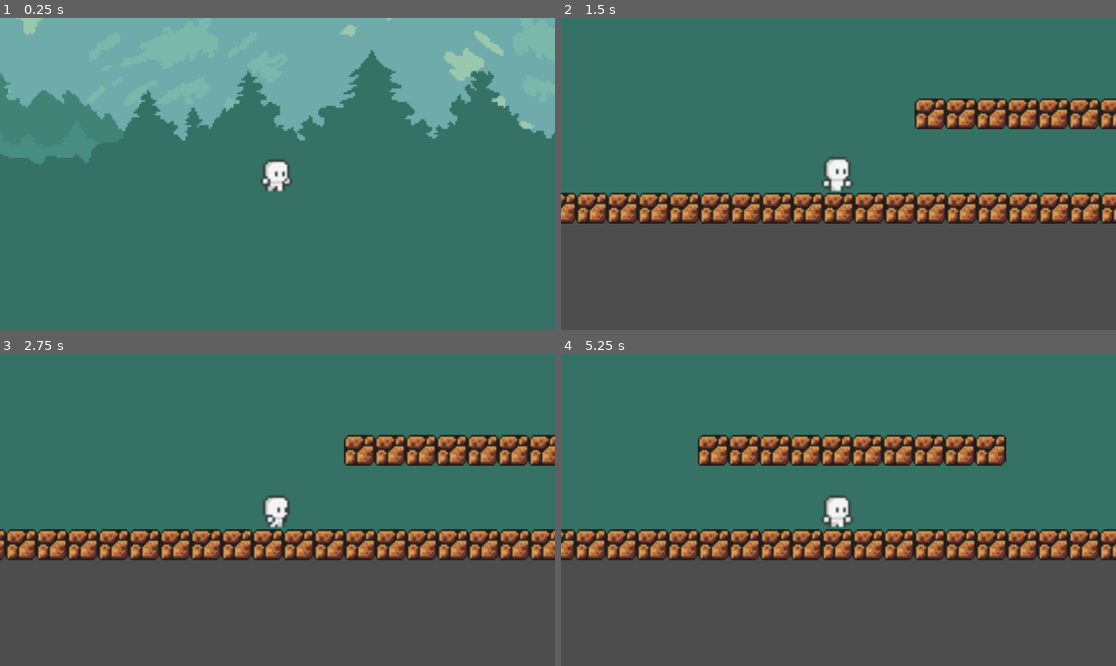
Above: before the commit, frames 1-4 (two rows, left to right).
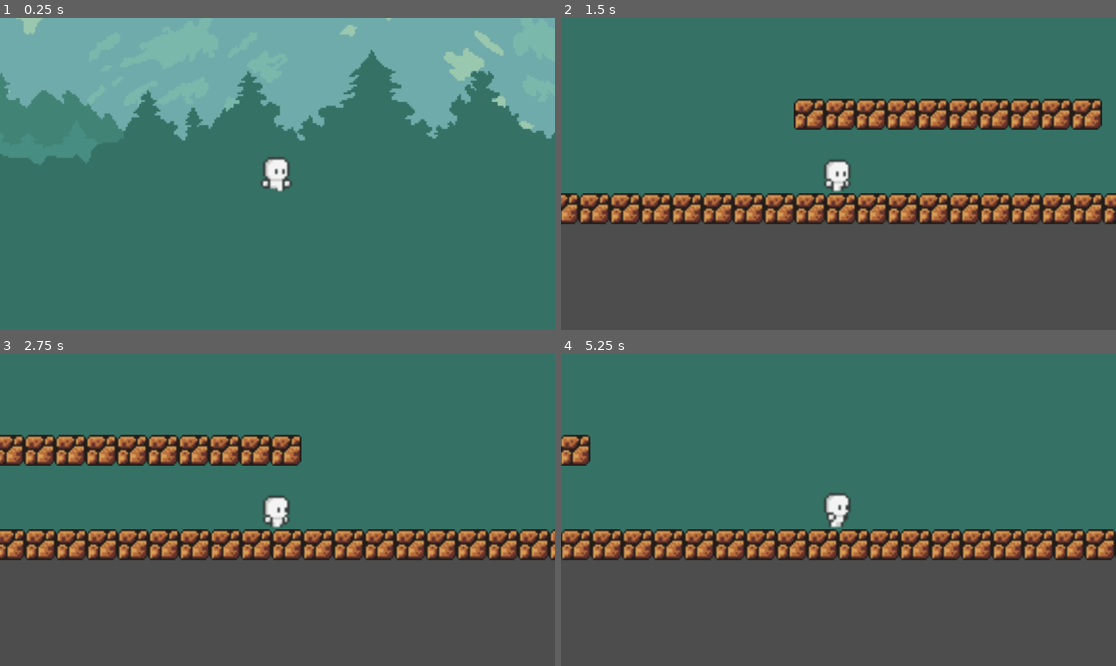
Above: after the commit, the same moments.

Repository: RKLGameDev/RKLGameDev
Game: Godot game, scene res://world.tscn
Two runs of this game, one before a commit and one after it. Both use one fixed random seed, a clock stepped at 60 frames per second and the inputs below.
Inputs:
- Up to frame 1 (0.25 s): no input
- Up to frame 2 (1.5 s): tap Enter (ui_accept) at 0.5, 0.77 s; hold Right (ui_right) from 0.53 s (still down)
- Up to frame 3 (2.75 s): tap Enter (ui_accept) at 1.52 s; release Right (ui_right) at 2.03 s; hold Left (ui_left) from 2.03 s (still down)
- Up to frame 4 (5.25 s): release Left (ui_left) at 2.78 s; hold Right (ui_right) 2.78-4.28 s; tap Enter (ui_accept) at 3.02, 3.77, 4.52 s; hold Left (ui_left) 4.28-5.03 s; hold Right (ui_right) from 5.03 s (still down)

The runs differ from the first frame. In frame 1, 0.2% of the frame differs, in the area x 46-53%, y 44-56%; in frame 2, 12%; in frame 3, 16%, in the area x 0-100%, y 25-67%; in frame 4, 13%.

Commit message:
Jump Animation

Diff:
--- a/firstplatformer/Player.tscn
+++ b/firstplatformer/Player.tscn
@@ -1,7 +1,8 @@
-[gd_scene load_steps=21 format=3 uid="uid://cvo2xi4lyubqb"]
+[gd_scene load_steps=28 format=3 uid="uid://cvo2xi4lyubqb"]
 
 [ext_resource type="Script" uid="uid://doheoxlliff3a" path="res://player.gd" id="1_xhfnw"]
 [ext_resource type="Texture2D" uid="uid://dkxiy71awq2nh" path="res://Assets/Character/Movement/run.png" id="3_kne1u"]
+[ext_resource type="Texture2D" uid="uid://d355g8koa30wu" path="res://Assets/Character/Movement/jump.png" id="4_cxr5p"]
 [ext_resource type="Texture2D" uid="uid://cayxfkl6rvlwh" path="res://Assets/Character/Movement/walk.png" id="4_e80uo"]
 
 [sub_resource type="AtlasTexture" id="AtlasTexture_dtqjt"]
@@ -67,6 +68,30 @@
 [sub_resource type="AtlasTexture" id="AtlasTexture_efikj"]
 atlas = ExtResource("4_e80uo")
 region = Rect2(580, 20, 40, 40)
+
+[sub_resource type="AtlasTexture" id="AtlasTexture_itxgx"]
+atlas = ExtResource("4_cxr5p")
+region = Rect2(20, 20, 40, 40)
+
+[sub_resource type="AtlasTexture" id="AtlasTexture_cgsek"]
+atlas = ExtResource("4_cxr5p")
+region = Rect2(100, 20, 40, 40)
+
+[sub_resource type="AtlasTexture" id="AtlasTexture_0pi4m"]
+atlas = ExtResource("4_cxr5p")
+region = Rect2(180, 20, 40, 40)
+
+[sub_resource type="AtlasTexture" id="AtlasTexture_sg6sq"]
+atlas = ExtResource("4_cxr5p")
+region = Rect2(260, 20, 40, 40)
+
+[sub_resource type="AtlasTexture" id="AtlasTexture_h84ma"]
+atlas = ExtResource("4_cxr5p")
+region = Rect2(340, 20, 40, 40)
+
+[sub_resource type="AtlasTexture" id="AtlasTexture_47wu6"]
+atlas = ExtResource("4_cxr5p")
+region = Rect2(420, 20, 40, 40)
 
 [sub_resource type="SpriteFrames" id="SpriteFrames_h84ma"]
 animations = [{
@@ -126,6 +151,29 @@
 }],
 "loop": true,
 "name": &"WalkRight",
+"speed": 5.0
+}, {
+"frames": [{
+"duration": 1.0,
+"texture": SubResource("AtlasTexture_itxgx")
+}, {
+"duration": 1.0,
+"texture": SubResource("AtlasTexture_cgsek")
+}, {
+"duration": 1.0,
+"texture": SubResource("AtlasTexture_0pi4m")
+}, {
+"duration": 1.0,
+"texture": SubResource("AtlasTexture_sg6sq")
+}, {
+"duration": 1.0,
+"texture": SubResource("AtlasTexture_h84ma")
+}, {
+"duration": 1.0,
+"texture": SubResource("AtlasTexture_47wu6")
+}],
+"loop": true,
+"name": &"new_animation",
 "speed": 5.0
 }]
 
@@ -154,9 +202,9 @@
 [node name="AnimatedSprite2D" type="AnimatedSprite2D" parent="."]
 scale = Vector2(5, 5)
 sprite_frames = SubResource("SpriteFrames_h84ma")
-animation = &"WalkRight"
-autoplay = "WalkRight"
-frame_progress = 0.642224
+animation = &"new_animation"
+autoplay = "RunRight"
+frame_progress = 0.703122
 metadata/_edit_lock_ = true
 
 [node name="Camera2D" type="Camera2D" parent="."]
--- a/firstplatformer/player.gd
+++ b/firstplatformer/player.gd
@@ -1,11 +1,10 @@
 extends CharacterBody2D
 
-const friction = 3000
 const GRAVITY = 980
-const SPEED = 600.0
-const FRICTION = 3000.0
-const ACCELERATION = 6000.0
-const JUMP_VELOCITY = -1000.0  # Negative because Y-axis goes down in Godot
+const SPEED = 1000.0
+const friction = 1000.0
+const ACCELERATION = 3000.0
+const JUMP_VELOCITY = -800.0  # Negative because Y-axis goes down in Godot
 
 var input_dir = 0
 
@@ -38,7 +37,7 @@
 		#animationtree.set("parameters/Run/blend_position", input_dir)
 		#animationstate.travel("Run")
 	else:
-		velocity.x = move_toward(velocity.x, 0, FRICTION * delta)
+		velocity.x = move_toward(velocity.x, 0, friction * delta)
 		# Animation code here
 		#animationstate.travel("Idle")
 
